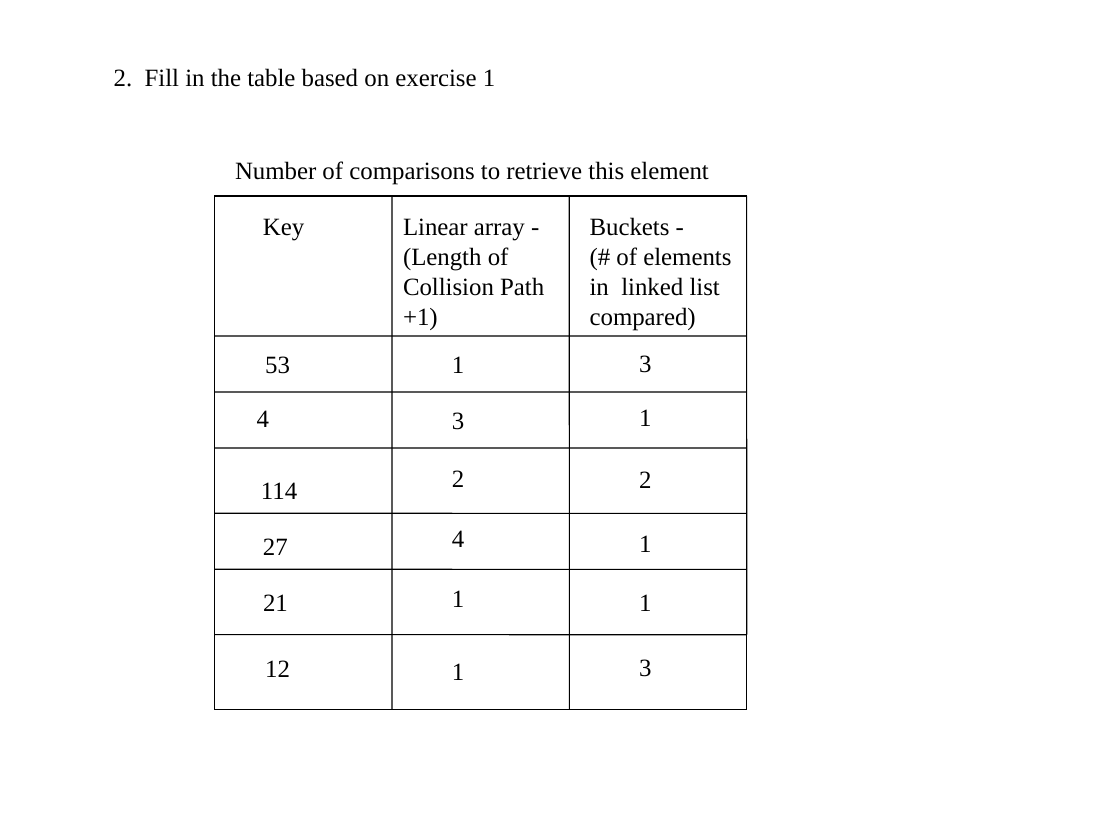
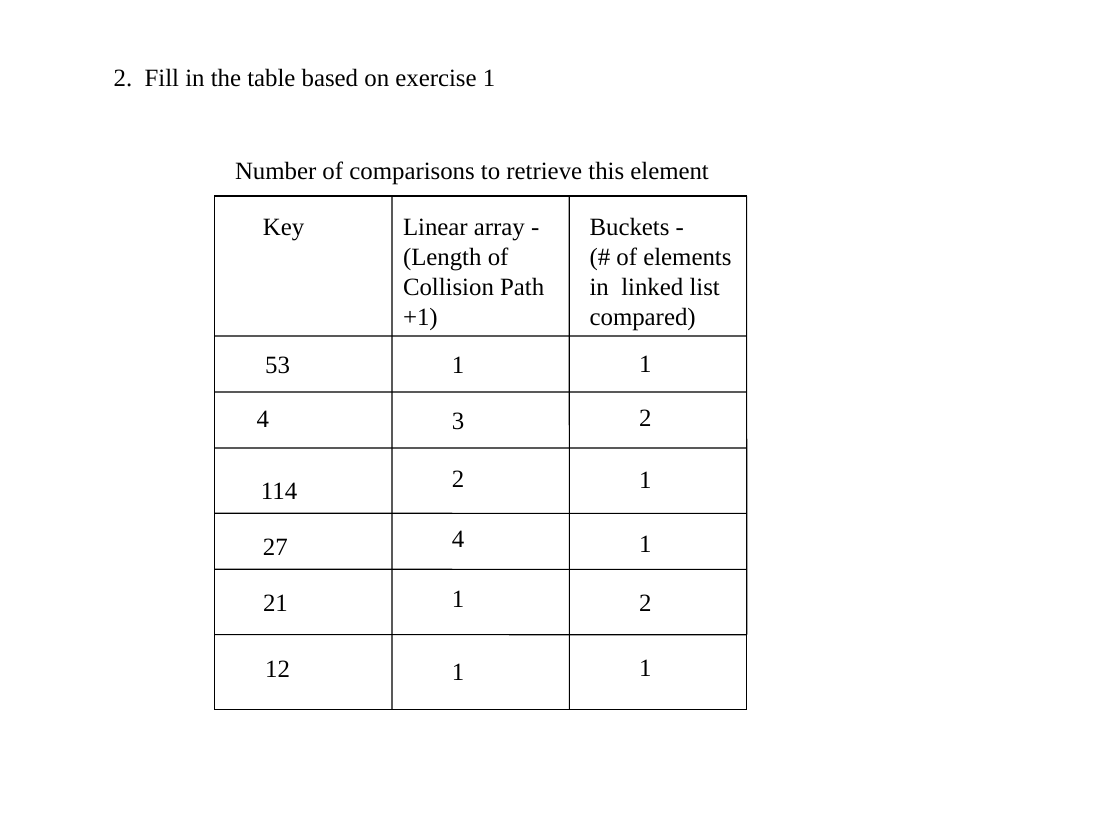
Before and after one commit to MarcusWebDev/CMSC_204, a slide deck: slide 2 of Labs/Hashing Lab/Hashing Lab S2020.pptx. Drawn at 1120x840 pixels with LibreOffice and Linux fonts; fonts in the diff are those of the drawing. Boxes give left, top, right and bottom in pixels: in the first picture for what was removed or moved away, otherwise in the second. Text is boxed around its words. In the diff, an @@ line names an element or a change of style, - is before the commit and + after.

```diff
--- a/Labs/Hashing Lab/Hashing Lab S2020.pptx
+++ b/Labs/Hashing Lab/Hashing Lab S2020.pptx
@@ text "1": place and size @@
-text "1" at (639, 409, 651, 426)
+text "1" at (639, 355, 651, 372)
@@ text removed at (639, 355, 651, 373) @@
-3
@@ text "2": place and size @@
-text "2" at (639, 471, 651, 488)
+text "2" at (639, 409, 651, 426)
@@ text added at (639, 471, 651, 488), 16 pt, text #000000 @@
+1
@@ text added at (639, 594, 651, 611), 16 pt, text #000000 @@
+2
@@ text "1": place and size @@
-text "1" at (639, 594, 651, 611)
+text "1" at (639, 659, 651, 676)
@@ text removed at (639, 659, 651, 677) @@
-3
```
Also in this commit, not shown: 1 other slide changed, 17 other files.
